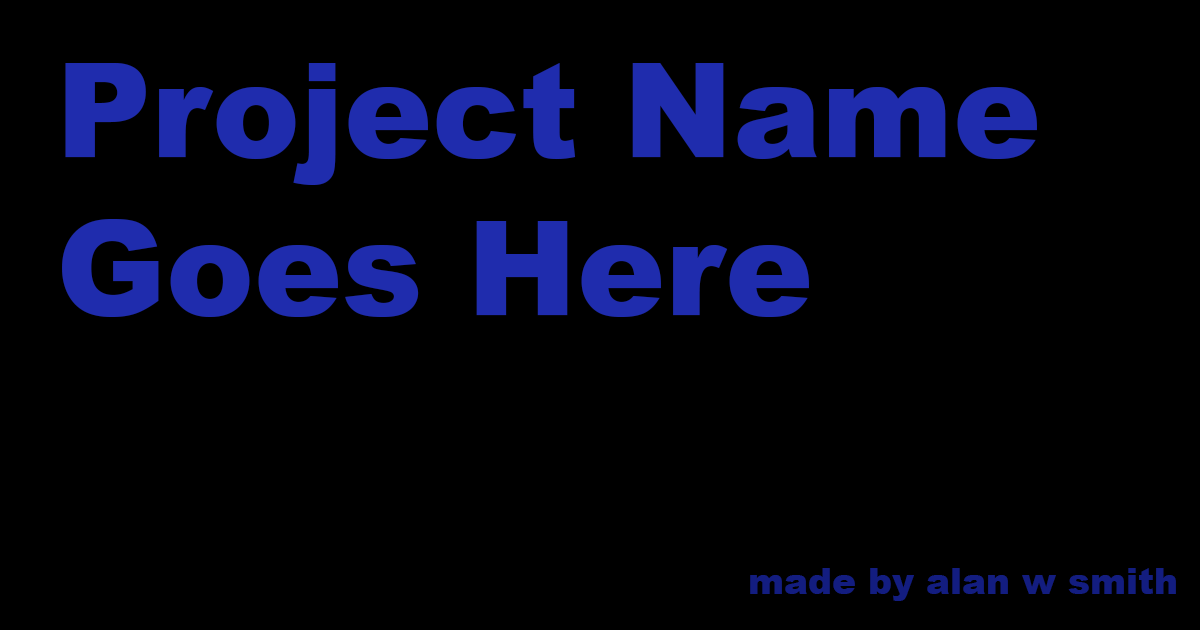
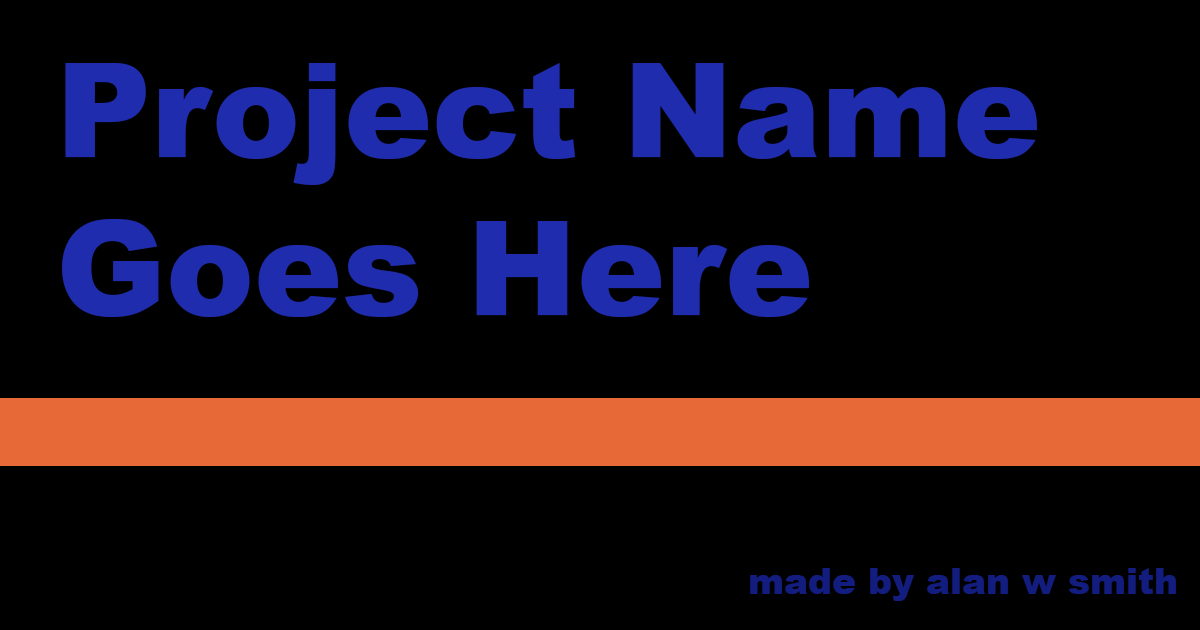
Layers edited between the first and the second 1200 × 630 image:
added layer "Layer 2" above "made by alan w smith" over 0, 398, 1200, 466
